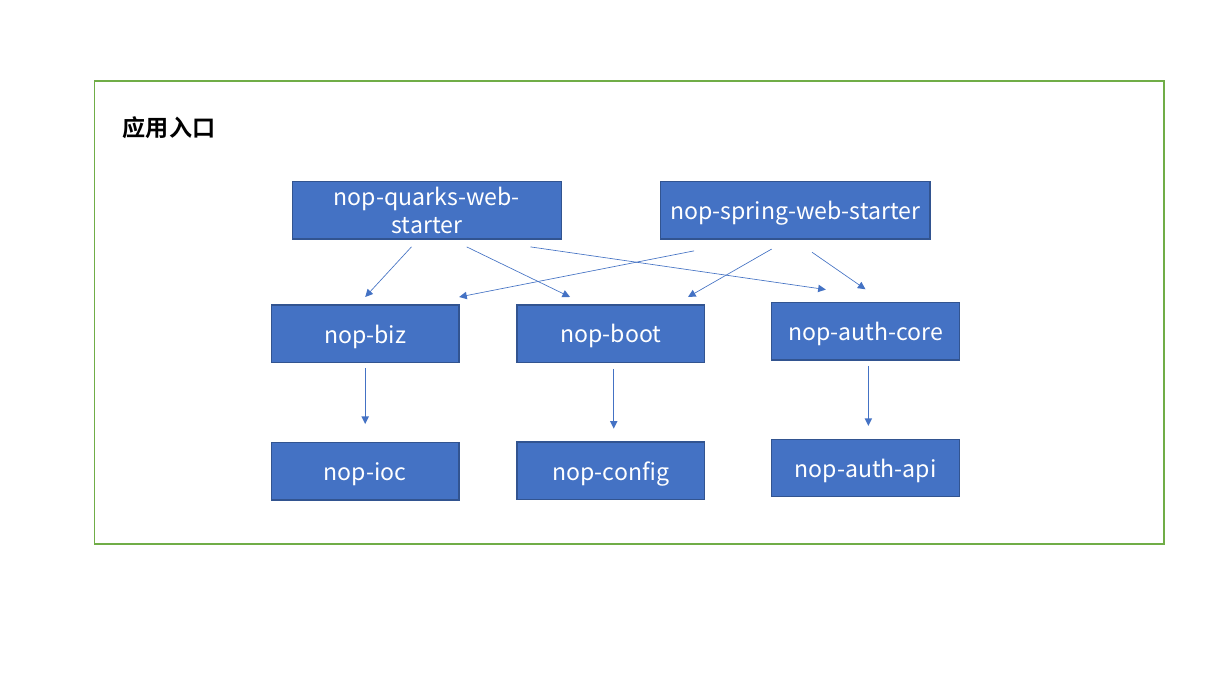
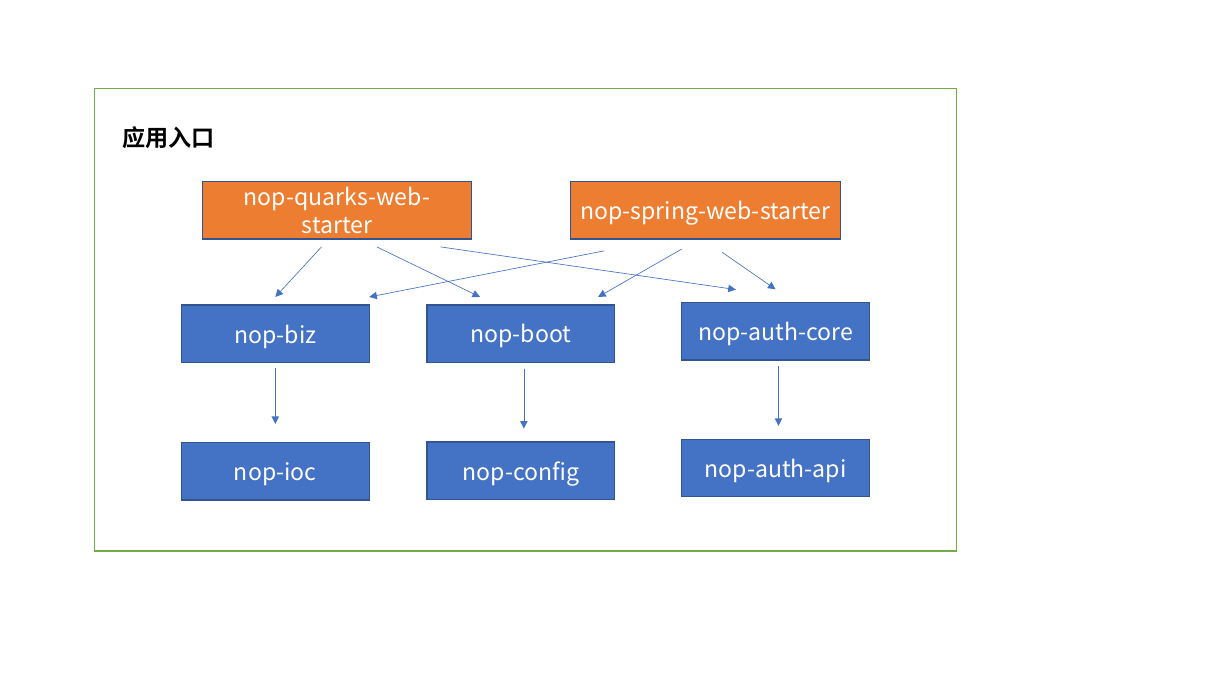
Before and after one commit to entropy-cloud/nop-entropy, a slide deck: slide 4 of docs/ppt/reg-images.pptx. Drawn at 1232x693 pixels with LibreOffice and Linux fonts; fonts in the diff are those of the drawing. Boxes give left, top, right and bottom in pixels: in the first picture for what was removed or moved away, otherwise in the second. Text is boxed around its words. In the diff, an @@ line names an element or a change of style, - is before the commit and + after.

```diff
--- a/docs/ppt/reg-images.pptx
+++ b/docs/ppt/reg-images.pptx
@@ rectangle: place and size @@
-rectangle at bbox=[94, 81, 1165, 544]
+rectangle at bbox=[94, 89, 957, 552]
@@ text "应用入口": place and size @@
-text "应用入口" at bbox=[123, 116, 215, 138]
+text "应用入口" at bbox=[122, 126, 214, 148]
@@ rectangle "nop-quarks-web-starter" at bbox=[202, 182, 472, 239]: fill #4472C4 to #ED7D31 @@
@@ rectangle "nop-spring-web-starter" at bbox=[571, 182, 841, 239]: fill #4472C4 to #ED7D31 @@
@@ 9 arrows, 8 rectangles: place and size @@
-9 arrows, 8 rectangles at bbox=[272, 182, 959, 500]
+9 arrows, 8 rectangles at bbox=[181, 182, 870, 500]
```
Also in this commit, not shown: 5 other slides changed, 3 slides added, 13 other files.
